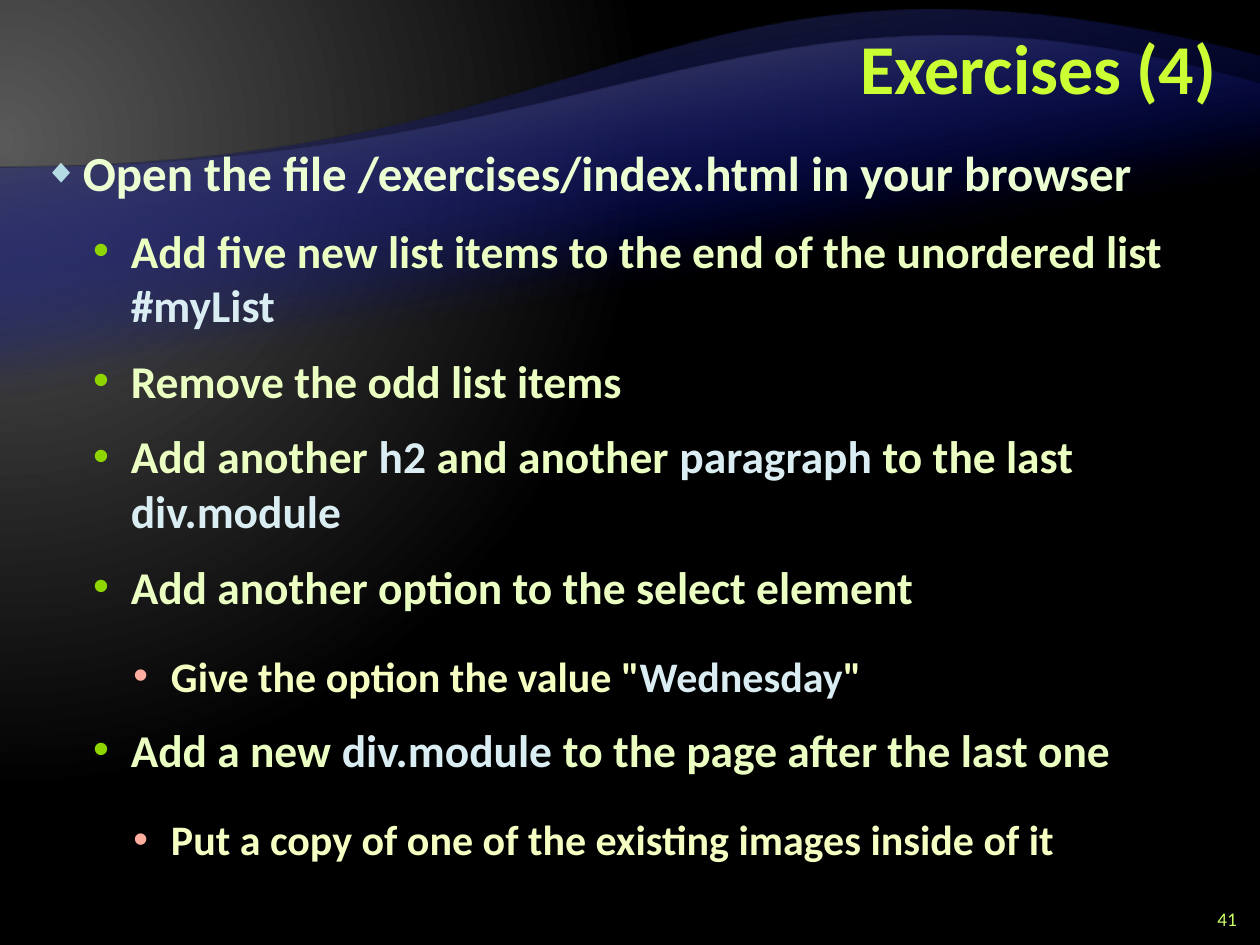
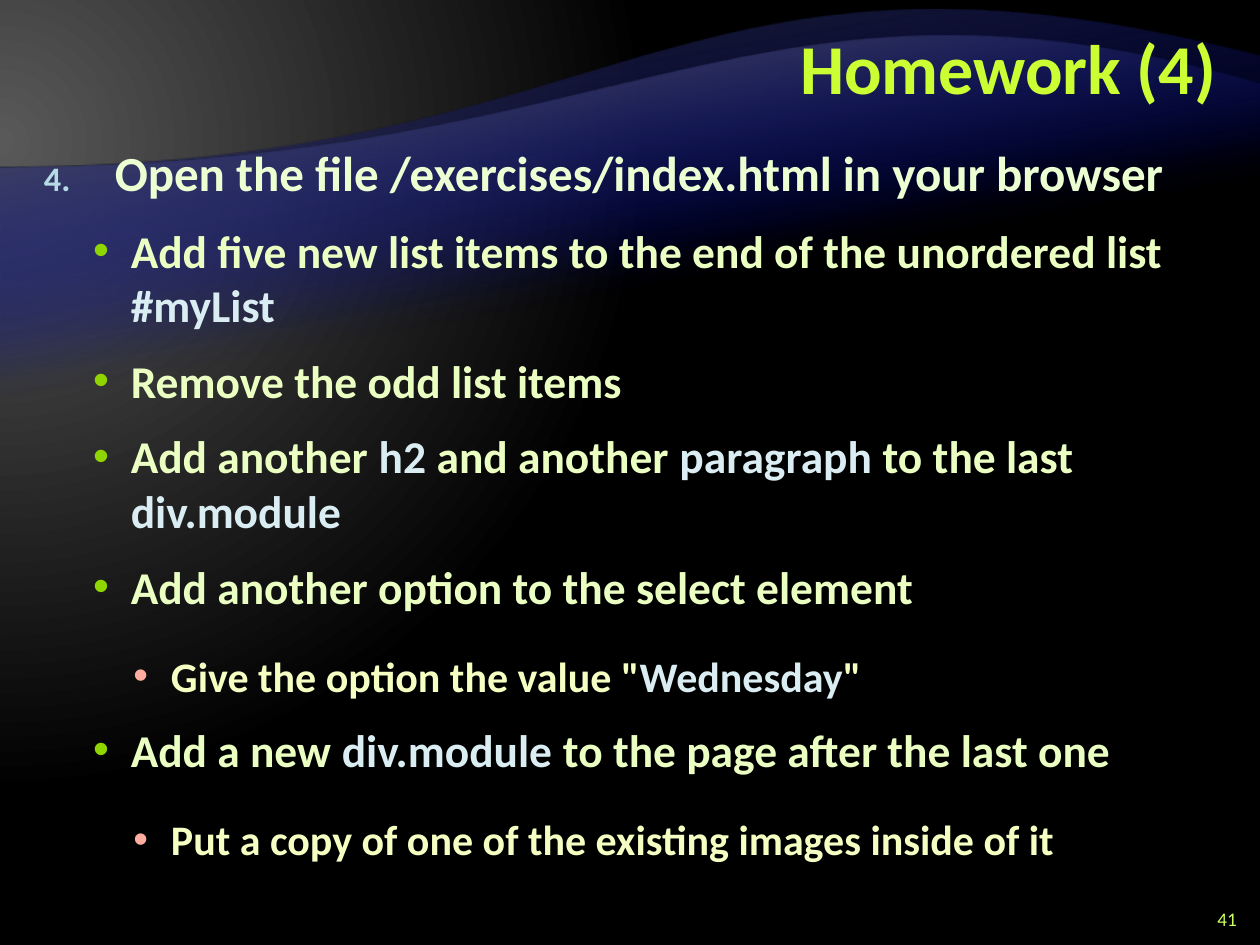
Before and after one commit to Lockheed01/aspnet-mvc-course, a slide deck: slide 41 of trunk/Lectures/10. jQuery, HTML5, Slice and Dice/jQuery.pptx. Drawn at 1260x945 pixels with LibreOffice and Linux fonts; fonts in the diff are those of the drawing; background and template pictures are left out. Boxes give left, top, right and bottom in pixels: in the first picture for what was removed or moved away, otherwise in the second. Text is boxed around its words. In the diff, an @@ line names an element or a change of style, - is before the commit and + after.

```diff
--- a/trunk/Lectures/10. jQuery, HTML5, Slice and Dice/jQuery.pptx
+++ b/trunk/Lectures/10. jQuery, HTML5, Slice and Dice/jQuery.pptx
@@ title at (800, 36, 1216, 105): text changed @@
-Exercises (4)
+Homework (4)
@@ text at (115, 151, 1163, 203): bullet ◆ to 1. @@
```
Also in this commit, not shown: 3 other slides changed, 6 other files.
